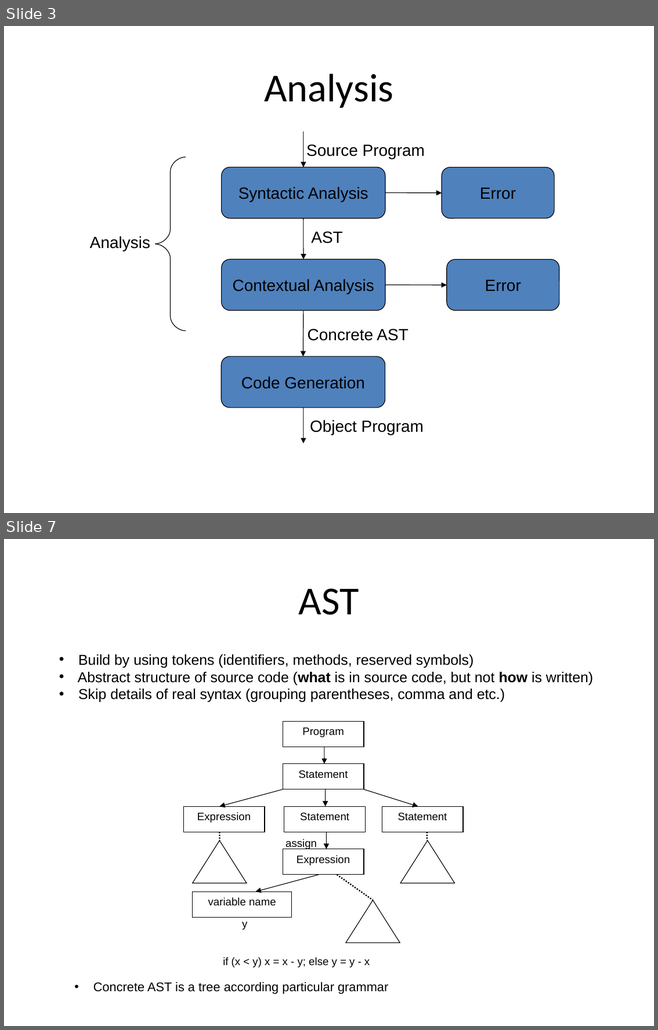
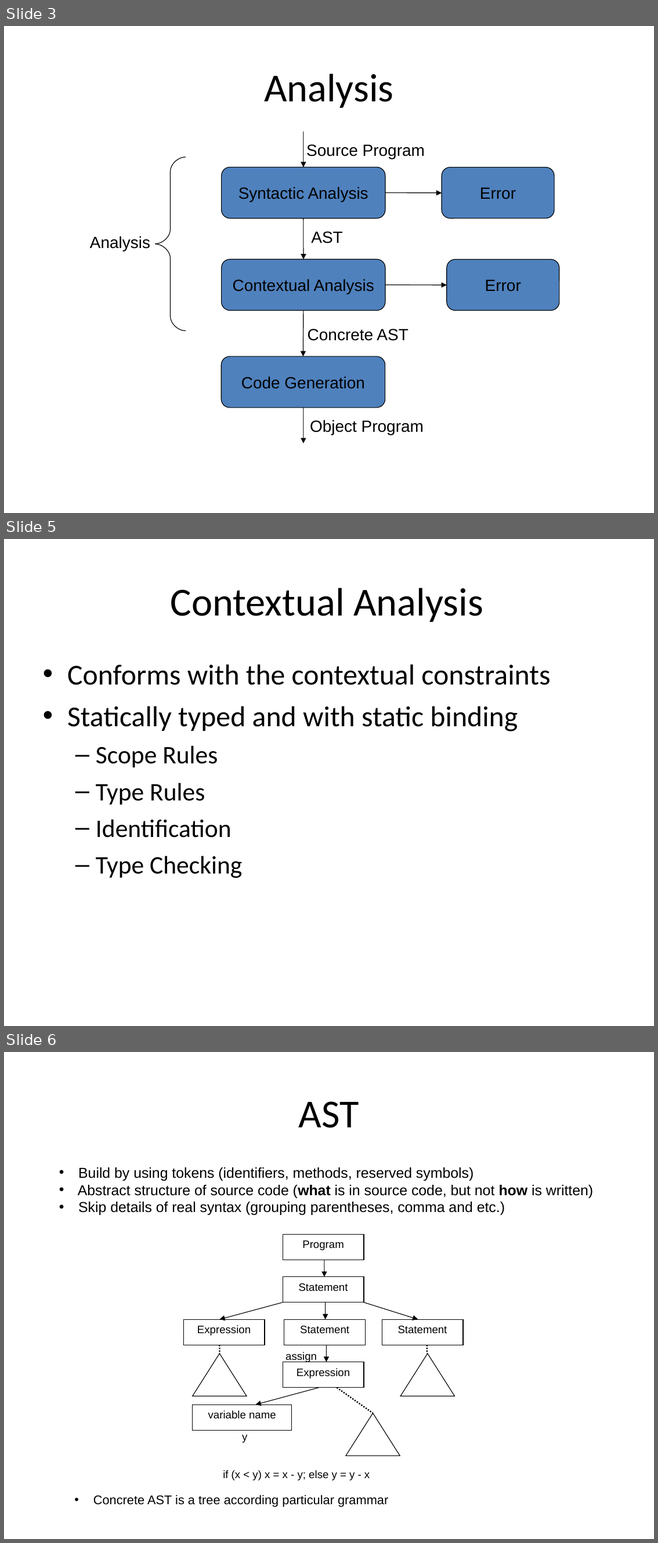
Before and after one commit to isurup/kalle-martin-group, a slide deck: SSE2/slides/1 Analysis.ppt. Shown one above the other, each under a label of ours: slides 3 and 7 before the commit, slides 3, 5 and 6 after it; the slides between them are not shown. The pictures are 658x1030 and 658x1543 pixels, drawn with LibreOffice and Linux fonts; fonts in the diff are those of the drawing. Boxes give left, top, right and bottom in pixels: in the first picture for what was removed or moved away, otherwise in the second. Text is boxed around its words. In the diff, an @@ line names an element or a change of style, - is before the commit and + after.

```diff
--- a/SSE2/slides/1 Analysis.ppt
+++ b/SSE2/slides/1 Analysis.ppt
@@ slide 5 added at [4,539,654,1026], background #FFFFFF @@
@@ title added at [170,588,483,622], 44 pt, text #000000 @@
+Contextual Analysis
@@ text added at [67,664,550,878], 32 pt, text #000000 @@
+• Conforms with the contextual constraints
+• Statically typed and with static binding
+  – Scope Rules
+  – Type Rules
+  – Identification
+  – Type Checking
@@ what was slide 7 is now slide 6 @@
```
Also in this commit, not shown: 1 slide changed, 1 other slide added, 9 slides removed.
